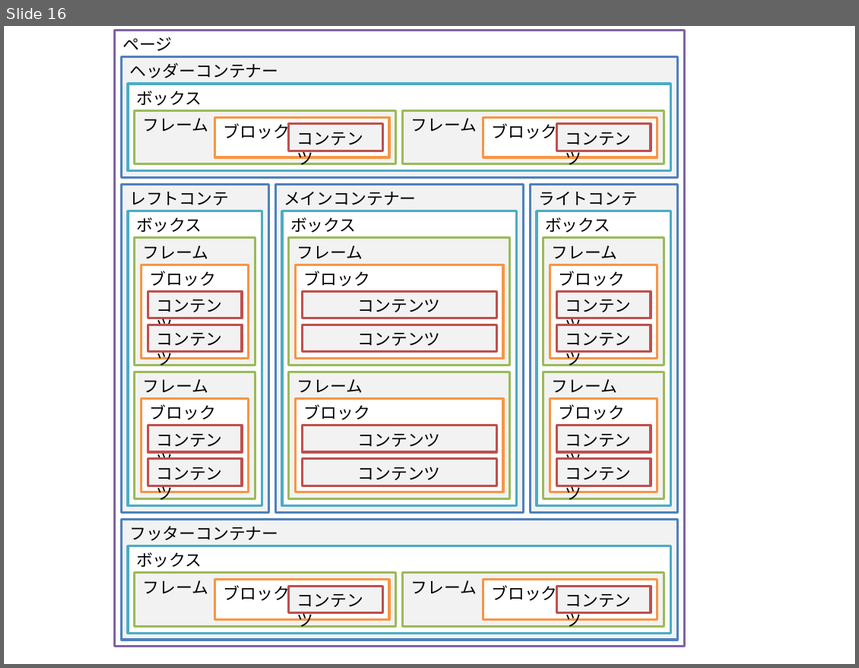
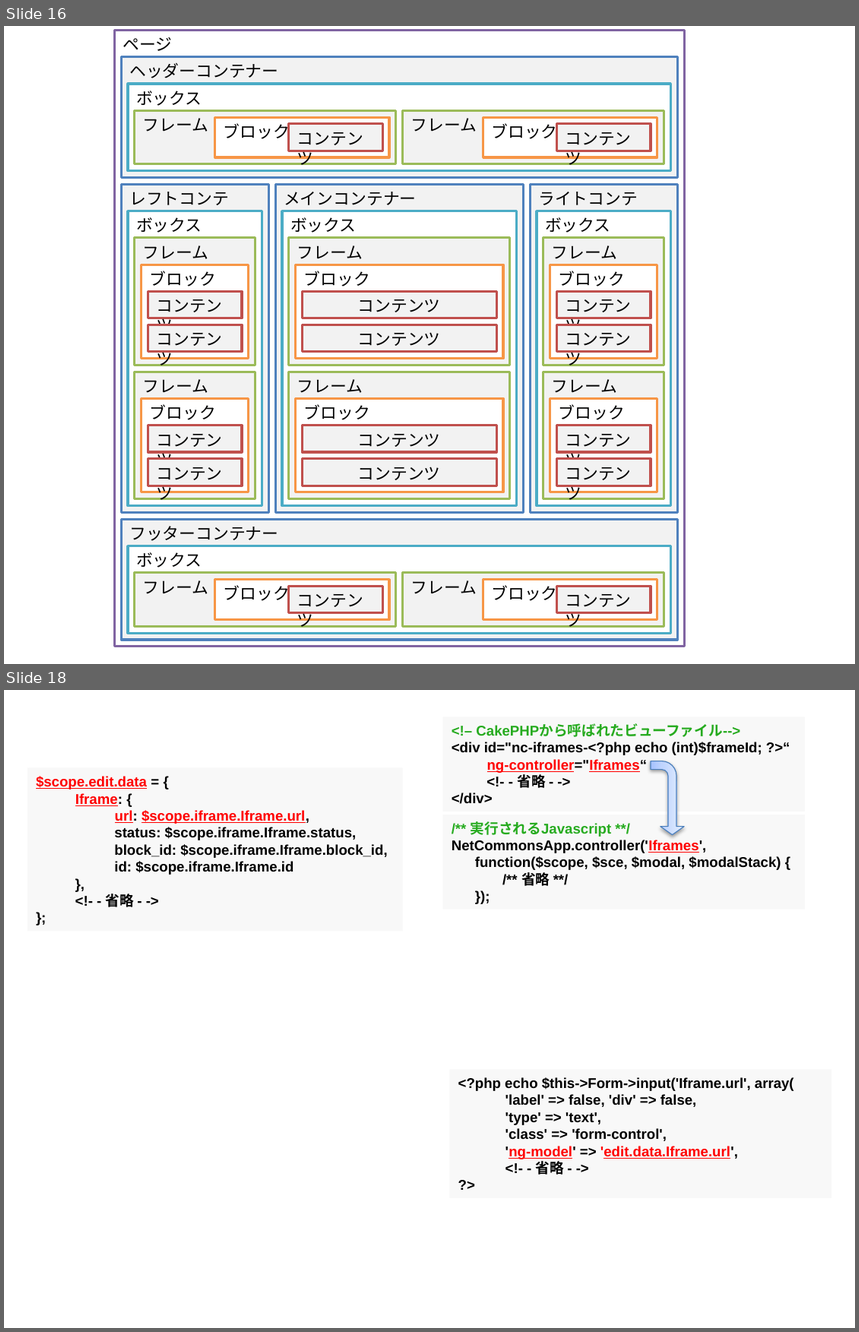
Before and after one commit to kotaro0717/Report-Management, a slide deck: PowerPoint/report_hokada.pptx. Shown one above the other, each under a label of ours: slide 16 before the commit, slides 16 and 18 after it; the slides between them are not shown. The pictures are 859x668 and 859x1332 pixels, drawn with LibreOffice and Linux fonts; fonts in the diff are those of the drawing. Boxes give left, top, right and bottom in pixels: in the first picture for what was removed or moved away, otherwise in the second. Text is boxed around its words. In the diff, an @@ line names an element or a change of style, - is before the commit and + after.

```diff
--- a/PowerPoint/report_hokada.pptx
+++ b/PowerPoint/report_hokada.pptx
@@ slide 18 added at [4,690,855,1328], background #FFFFFF @@
@@ rectangle added at [443,717,805,812], fill #F8F8F8, 12 pt, text #000000, bold @@
+<!– CakePHPから呼ばれたビューファイル-->
+<div id="nc-iframes-<?php echo (int)$frameId; ?>“
+ng-controller="Iframes“
+<!- - 省略 - ->
+</div>
@@ rectangle added at [28,768,403,932], fill #F8F8F8, 12 pt, text #000000, bold @@
+$scope.edit.data = {
+Iframe: {
+url: $scope.iframe.Iframe.url,
+status: $scope.iframe.Iframe.status,
+block_id: $scope.iframe.Iframe.block_id,
+id: $scope.iframe.Iframe.id
+},
+<!- - 省略 - ->
+};
@@ bent arrow added at [651,761,684,834], fill gradient #A4C4FF to #BFD4FF to #E6EEFF, outline #4B7EBC 0.75 pt @@
@@ rectangle added at [443,815,805,910], fill #F8F8F8, 12 pt, text #000000, bold @@
+/** 実行されるJavascript **/
+NetCommonsApp.controller('Iframes',
+function($scope, $sce, $modal, $modalStack) {
+/** 省略 **/
+});
@@ rectangle added at [450,1070,832,1198], fill #F8F8F8, 12 pt, text #000000, bold @@
+<?php echo $this->Form->input('Iframe.url', array(
+'label' => false, 'div' => false,
+'type' => 'text',
+'class' => 'form-control',
+'ng-model' => 'edit.data.Iframe.url',
+<!- - 省略 - ->
+?>
```
Also in this commit, not shown: 2 slides changed, 4 other slides added, 3 slides removed, 1 other file.
